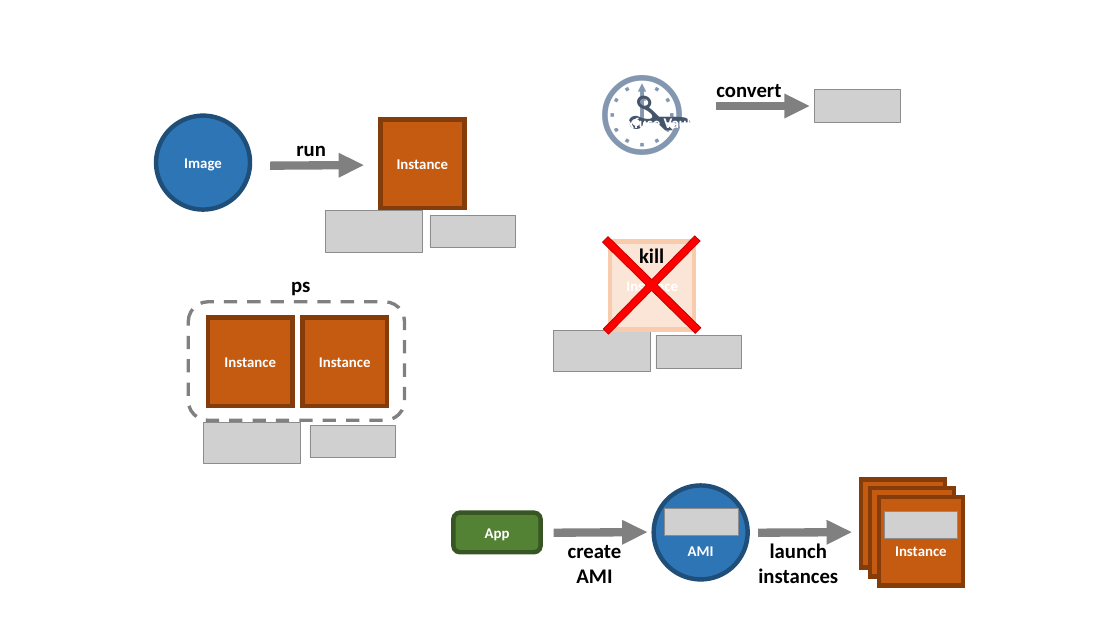
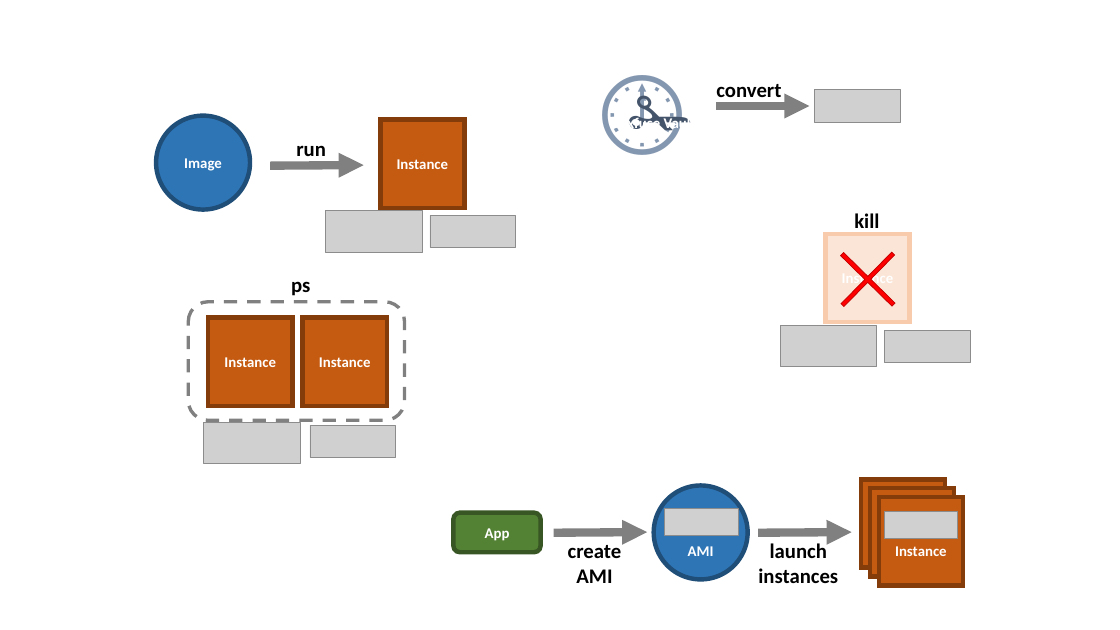
Before and after one commit to flyway/boxfuse.com, a slide deck: slide 25 of _sources/GettingStarted.pptx. Drawn at 1120x630 pixels with LibreOffice and Linux fonts; fonts in the diff are those of the drawing; grey boxes stand for pictures. Boxes give left, top, right and bottom in pixels: in the first picture for what was removed or moved away, otherwise in the second. Text is boxed around its words. In the diff, an @@ line names an element or a change of style, - is before the commit and + after.

```diff
--- a/_sources/GettingStarted.pptx
+++ b/_sources/GettingStarted.pptx
@@ plus removed at (x1=560, y1=193, x2=744, y2=377) @@
@@ text "kill" moved from (x1=639, y1=248, x2=664, y2=269) to (x1=854, y1=213, x2=879, y2=233) @@
@@ plus added at (x1=816, y1=228, x2=919, y2=331), fill #FF0000, outline #C00000 1 pt @@
@@ rectangle "Instance" moved from (x1=610, y1=241, x2=694, y2=330) to (x1=825, y1=234, x2=909, y2=322) @@
@@ picture moved from (x1=553, y1=331, x2=650, y2=372) to (x1=780, y1=325, x2=876, y2=366) @@
@@ picture moved from (x1=656, y1=335, x2=741, y2=368) to (x1=884, y1=330, x2=970, y2=363) @@
```
Also in this commit, not shown: 5 other slides changed, 36 other files.
